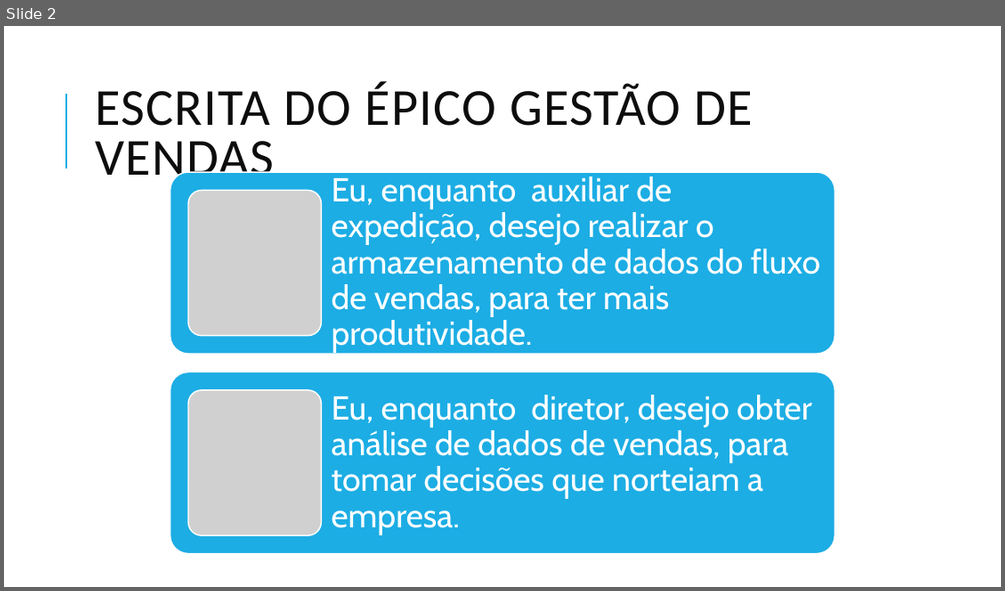
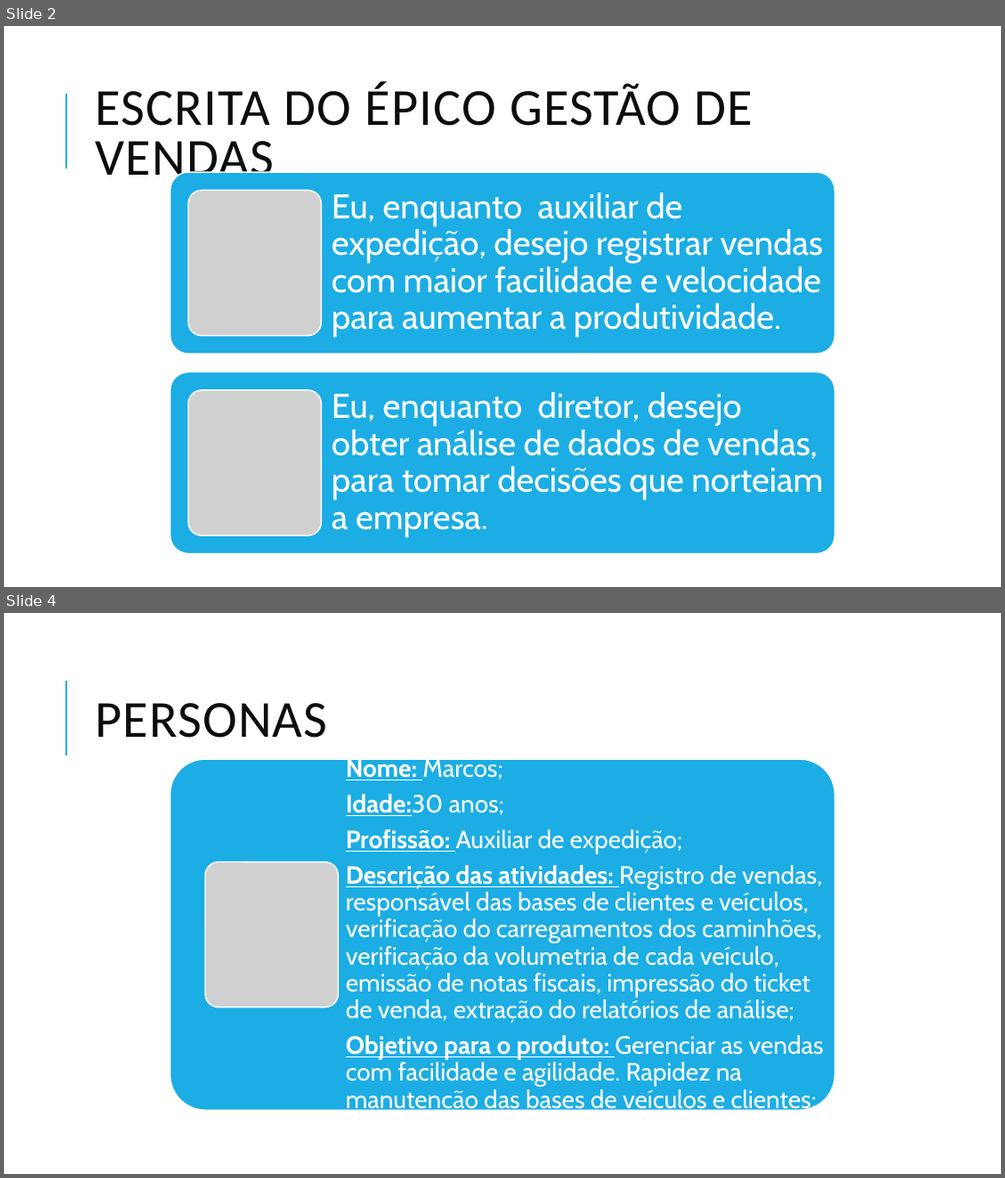
Before and after one commit to allancac/TCC_Desenvolvimento_Web_Full_Stack_2021, a slide deck: PBB – Product Baklog Building.pptx. Shown one above the other, each under a label of ours: slide 2 before the commit, slides 2 and 4 after it; the slides between them are not shown. The pictures are 1005x591 and 1005x1178 pixels, drawn with LibreOffice and Linux fonts; fonts in the diff are those of the drawing; grey boxes stand for pictures. Boxes give left, top, right and bottom in pixels: in the first picture for what was removed or moved away, otherwise in the second. Text is boxed around its words. In the diff, an @@ line names an element or a change of style, - is before the commit and + after.

```diff
--- a/PBB – Product Baklog Building.pptx
+++ b/PBB – Product Baklog Building.pptx
@@ slide 4 added at <box>4,613,1001,1174</box>, background #FFFFFF; not listed: 1 template element that a slide beside it also shows @@
@@ title added at <box>95,703,327,738</box>, 50 pt, text #0D0D0D @@
+PERSONAS
@@ rounded rectangle added at <box>170,759,834,1110</box>, fill #1CADE4, outline #FFFFFF 1.25 pt @@
@@ text added at <box>346,755,824,1113</box>, 24 pt, text #FFFFFF @@
+Nome: Marcos;
+Idade:30 anos;
+Profissão: Auxiliar de expedição;
+Descrição das atividades: Registro de vendas, responsável das bases de clientes e veículos, verificação do carregamentos dos caminhões, verificação da volumetria de cada veículo, emissão de notas fiscais, impressão do ticket de venda, extração do relatórios de análise;
+Objetivo para o produto: Gerenciar as vendas com facilidade e agilidade. Rapidez na manutenção das bases de veículos e clientes;
@@ picture added at <box>205,862,339,1007</box> @@
@@ slide 2 changed as well @@
@@ text at <box>332,192,824,338</box>: text changed; size 32 to 33 pt @@
-Eu, enquanto auxiliar de expedição, desejo realizar o armazenamento de dados do fluxo de vendas, para ter mais produtividade.
+Eu, enquanto auxiliar de expedição, desejo registrar vendas com maior facilidade e velocidade para aumentar a produtividade.
@@ text "Eu, enquanto diretor, desejo obter ..." at <box>332,392,823,537</box>: size 32 to 33 pt @@
```
Also in this commit, not shown: 7 other slides changed, 11 other slides added, 5 slides removed, 5 other files.
